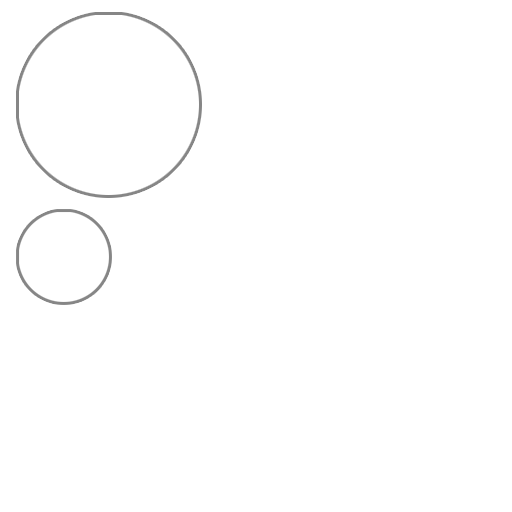
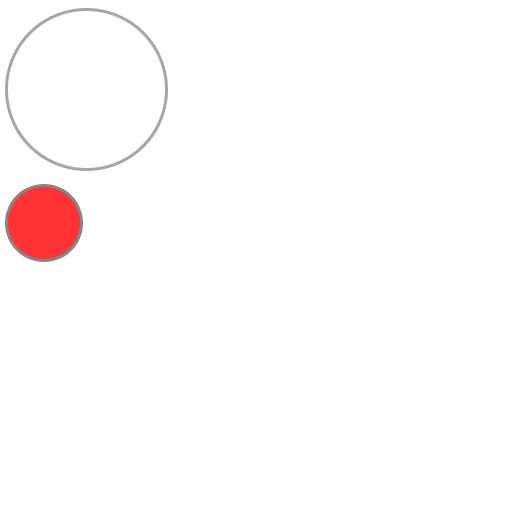
Before/after of a 512 x 512 layered artwork. What changed in the layer stack:
painted on "DPadMove" over [8, 187, 109, 302]
"DPadBase": opacity 80% → 59%, painted on it over [8, 11, 199, 195]
